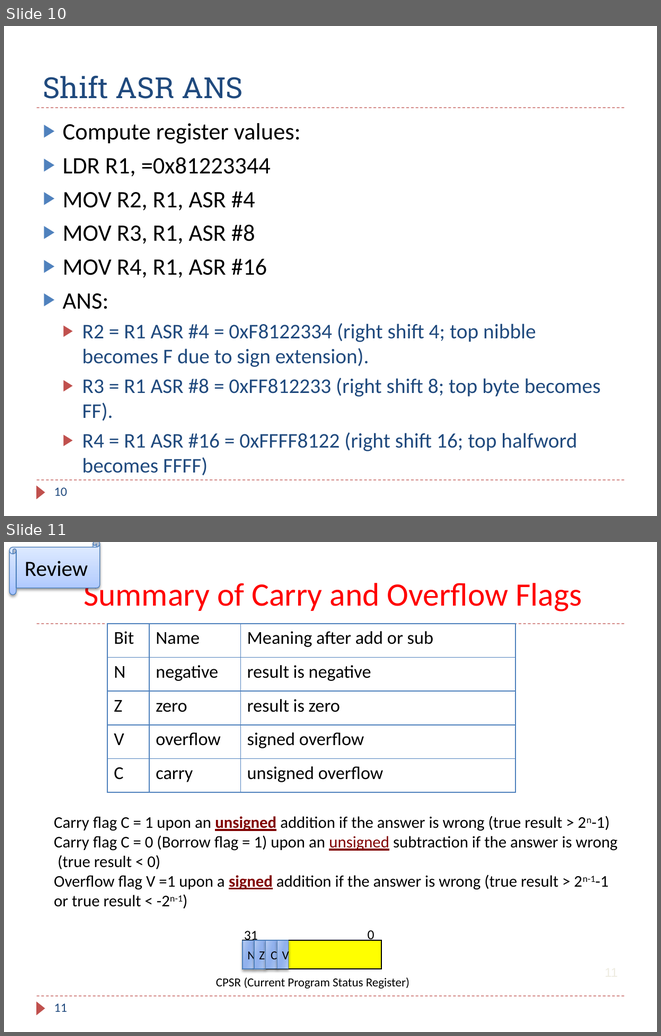
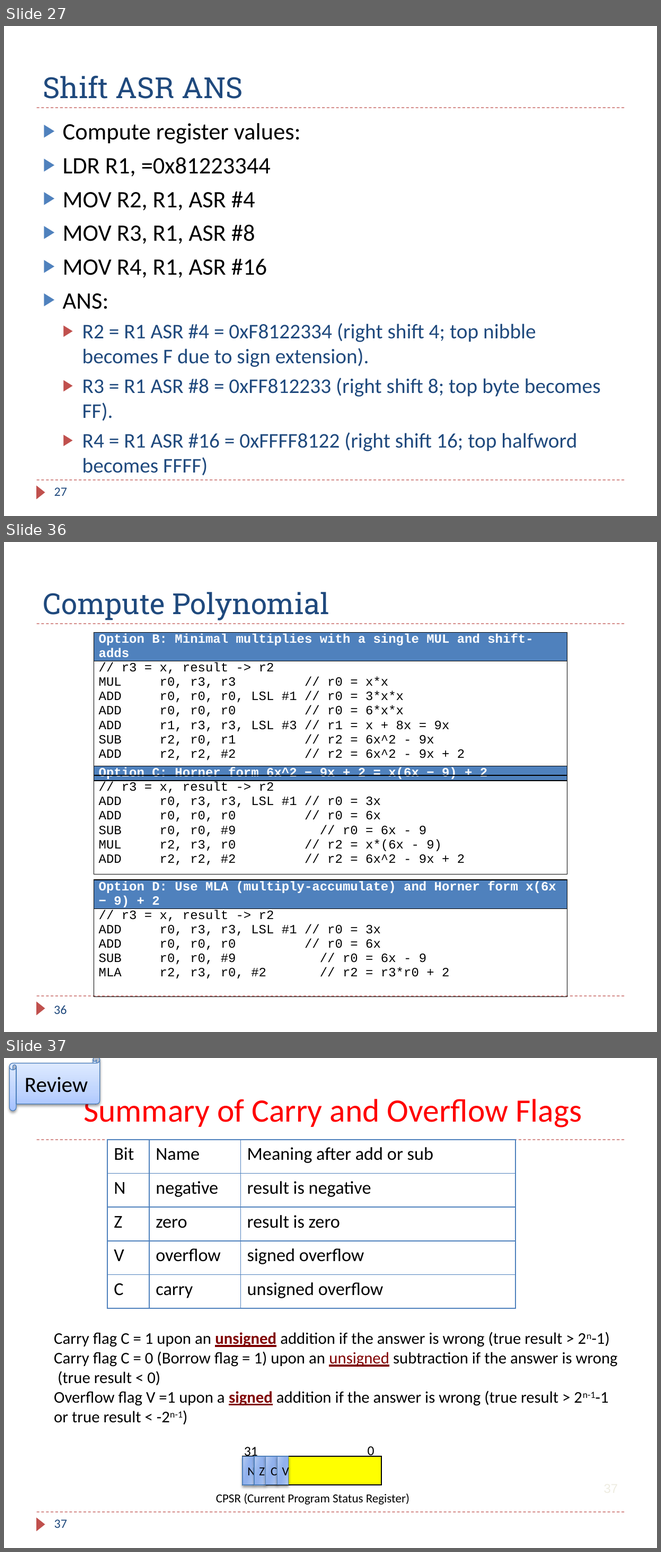
Before and after one commit to guhofstra/CSC111Fa25, a slide deck: PPTs/Ch4_ARM_Arithmetic_Logic_Exercises_ANS.pptx. Shown one above the other, each under a label of ours: slides 10 and 11 before the commit, slides 27, 36 and 37 after it; the slides between them are not shown. The pictures are 661x1036 and 661x1552 pixels, drawn with LibreOffice and Linux fonts; fonts in the diff are those of the drawing. Boxes give left, top, right and bottom in pixels: in the first picture for what was removed or moved away, otherwise in the second. Text is boxed around its words. In the diff, an @@ line names an element or a change of style, - is before the commit and + after.

```diff
--- a/PPTs/Ch4_ARM_Arithmetic_Logic_Exercises_ANS.pptx
+++ b/PPTs/Ch4_ARM_Arithmetic_Logic_Exercises_ANS.pptx
@@ slide 36 added at [4,542,657,1032], background #FFFFFF; not listed: 3 template elements that a slide beside it also shows @@
@@ title added at [43,592,329,620], 32 pt, text #1F497D @@
+Compute Polynomial
@@ table added at [94,632,567,762], 2 rows, 1 columns @@
+Option B: Minimal multiplies with a single MUL and shift-adds
+// r3 = x, result -> r2 / MUL r0, r3, r3 // r0 = x*x / ADD r0, r0, r0, LSL #1 // r0 = 3*x*x / ADD r0, r0, r0 // r0 = 6*x*x / ADD r1, r3, r3, LSL #3 // r1 = x + 8x = 9x / SUB r2, r0, r1 // r2 = 6x^2 - 9x / ADD r2, r2, #2 // r2 = 6x^2 - 9x + 2
@@ table added at [94,766,567,875], 2 rows, 1 columns @@
+Option C: Horner form 6x^2 − 9x + 2 = x(6x − 9) + 2
+// r3 = x, result -> r2 / ADD r0, r3, r3, LSL #1 // r0 = 3x / ADD r0, r0, r0 // r0 = 6x / SUB r0, r0, #9 // r0 = 6x - 9 / MUL r2, r3, r0 // r2 = x*(6x - 9) / ADD r2, r2, #2 // r2 = 6x^2 - 9x + 2
@@ table added at [94,880,567,998], 2 rows, 1 columns @@
+Option D: Use MLA (multiply-accumulate) and Horner form x(6x − 9) + 2
+// r3 = x, result -> r2 / ADD r0, r3, r3, LSL #1 // r0 = 3x / ADD r0, r0, r0 // r0 = 6x / SUB r0, r0, #9 // r0 = 6x - 9 / MLA r2, r3, r0, #2 // r2 = r3*r0 + 2
@@ page number added at [54,1005,67,1014], 14 pt, text #1F497D @@
+36
@@ what was slide 10 is now slide 27 @@
@@ page number at [54,487,67,496]: text changed @@
-10
+27
@@ what was slide 11 is now slide 37 @@
@@ page number at [54,1519,67,1528]: text changed @@
-11
+37
```
Also in this commit, not shown: 16 other slides added, 25 other files.
